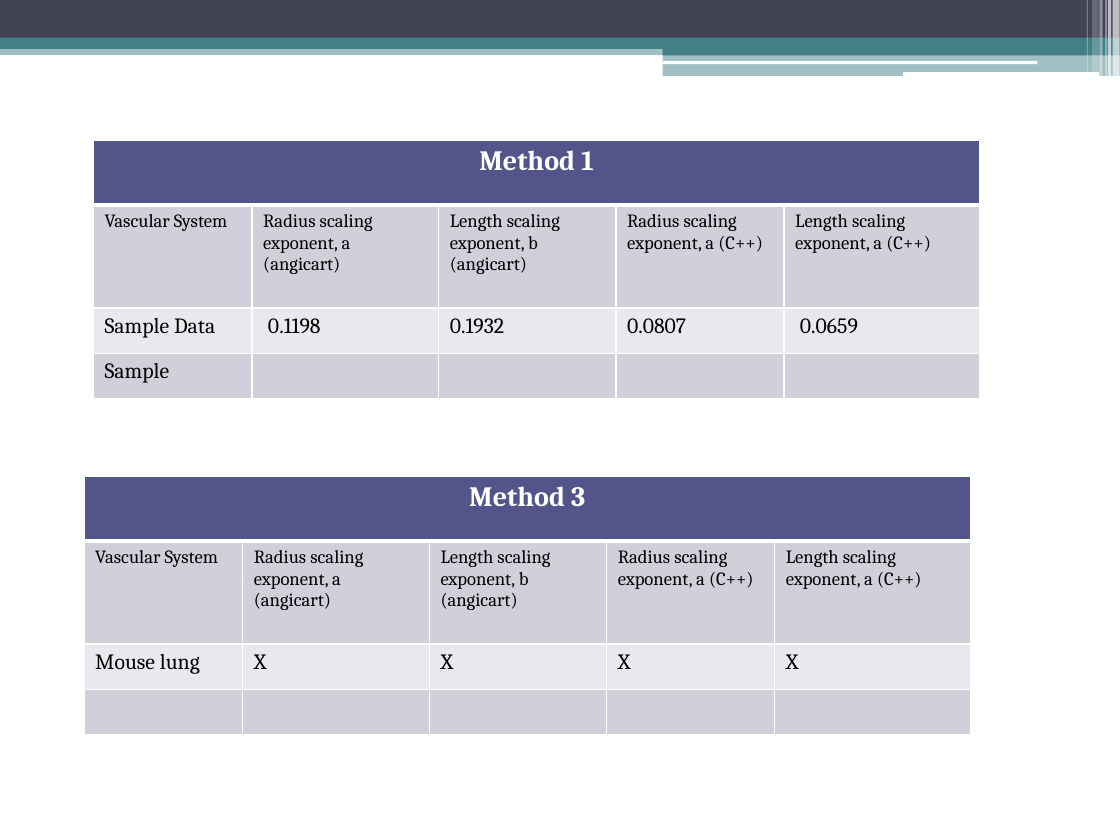
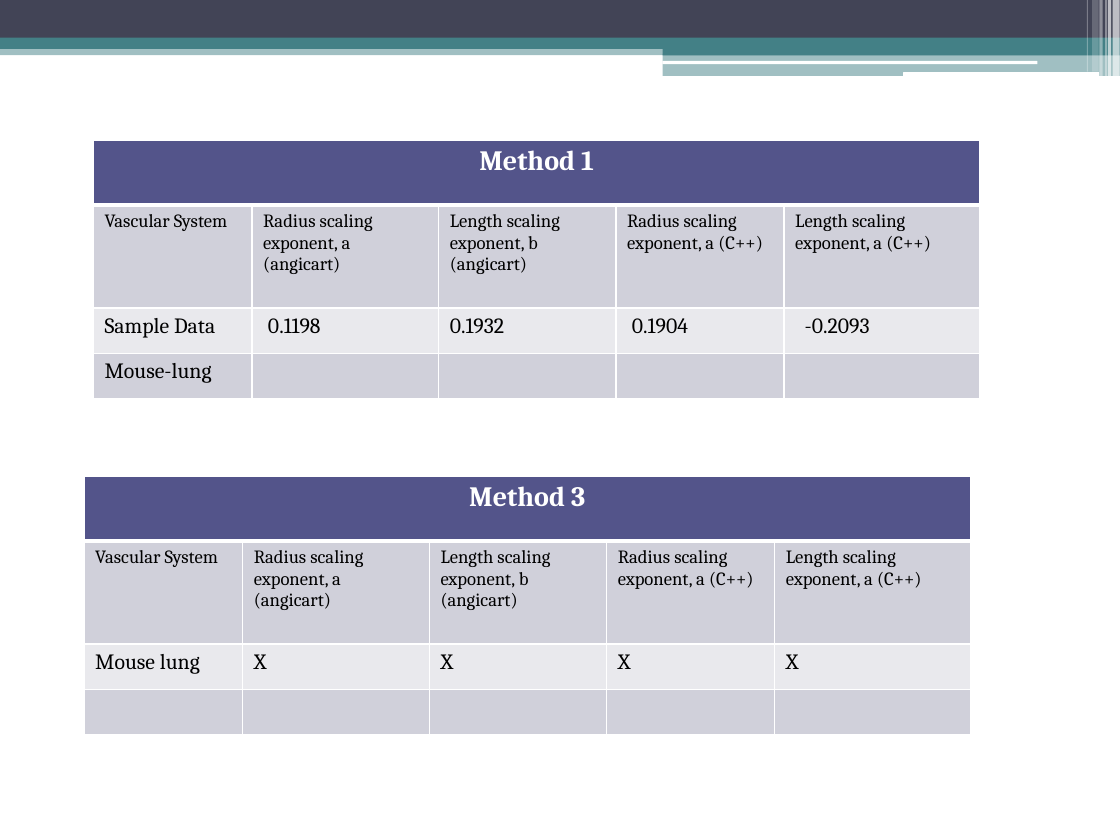
Before and after one commit to jocelynshen/angicart-biological-scaling, a slide deck: slide 9 of papers/ScalingExponentMethodsPresentation.pptx. Drawn at 1120x840 pixels with LibreOffice and Linux fonts; fonts in the diff are those of the drawing. Boxes give left, top, right and bottom in pixels: in the first picture for what was removed or moved away, otherwise in the second. Text is boxed around its words. In the diff, an @@ line names an element or a change of style, - is before the commit and + after.

```diff
--- a/papers/ScalingExponentMethodsPresentation.pptx
+++ b/papers/ScalingExponentMethodsPresentation.pptx
@@ table at <box>93,140,980,399</box> @@
-row 3, column 4: 0.0807
+row 3, column 4: 0.1904
-row 3, column 5: 0.0659
+row 3, column 5: -0.2093
-row 4, column 1: Sample
+row 4, column 1: Mouse-lung
```
Also in this commit, not shown: 7 other files.
